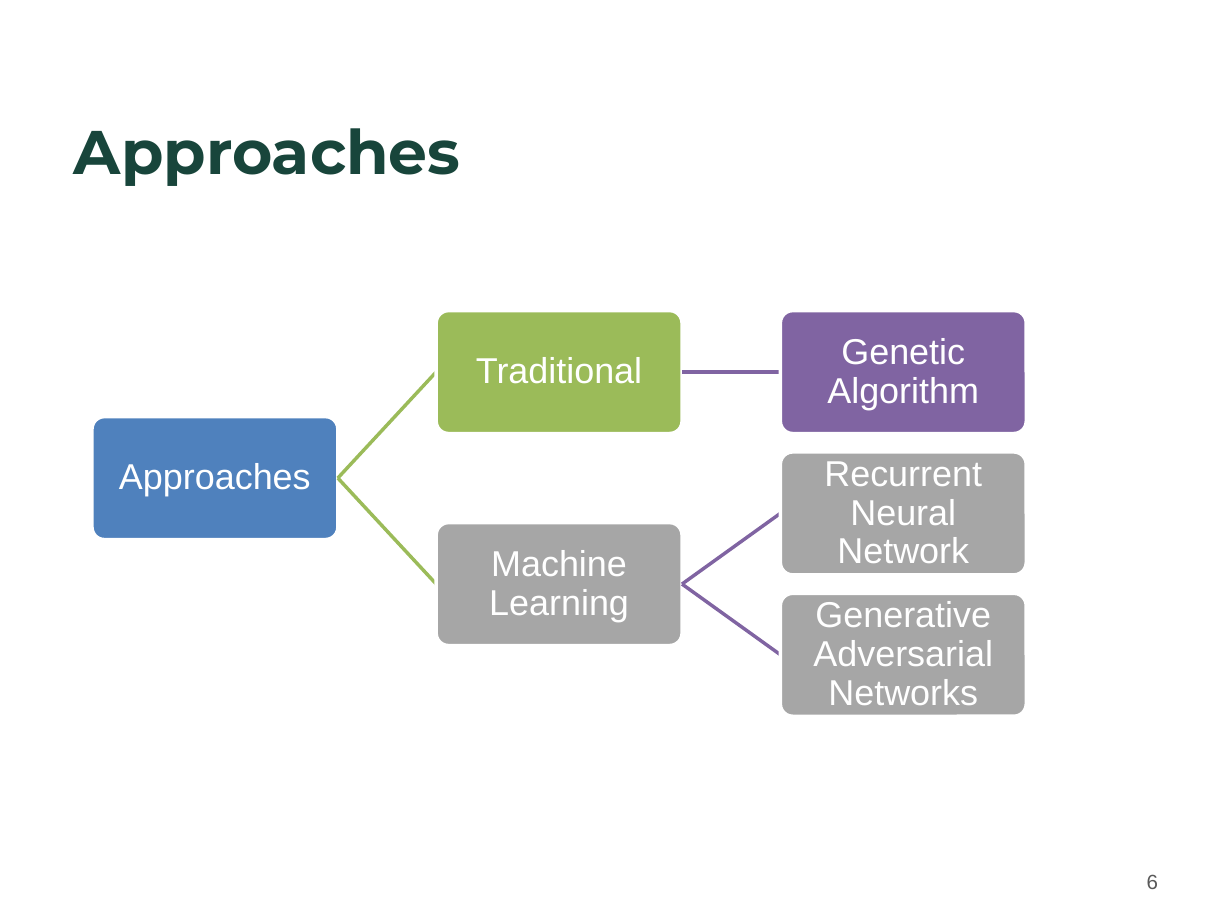
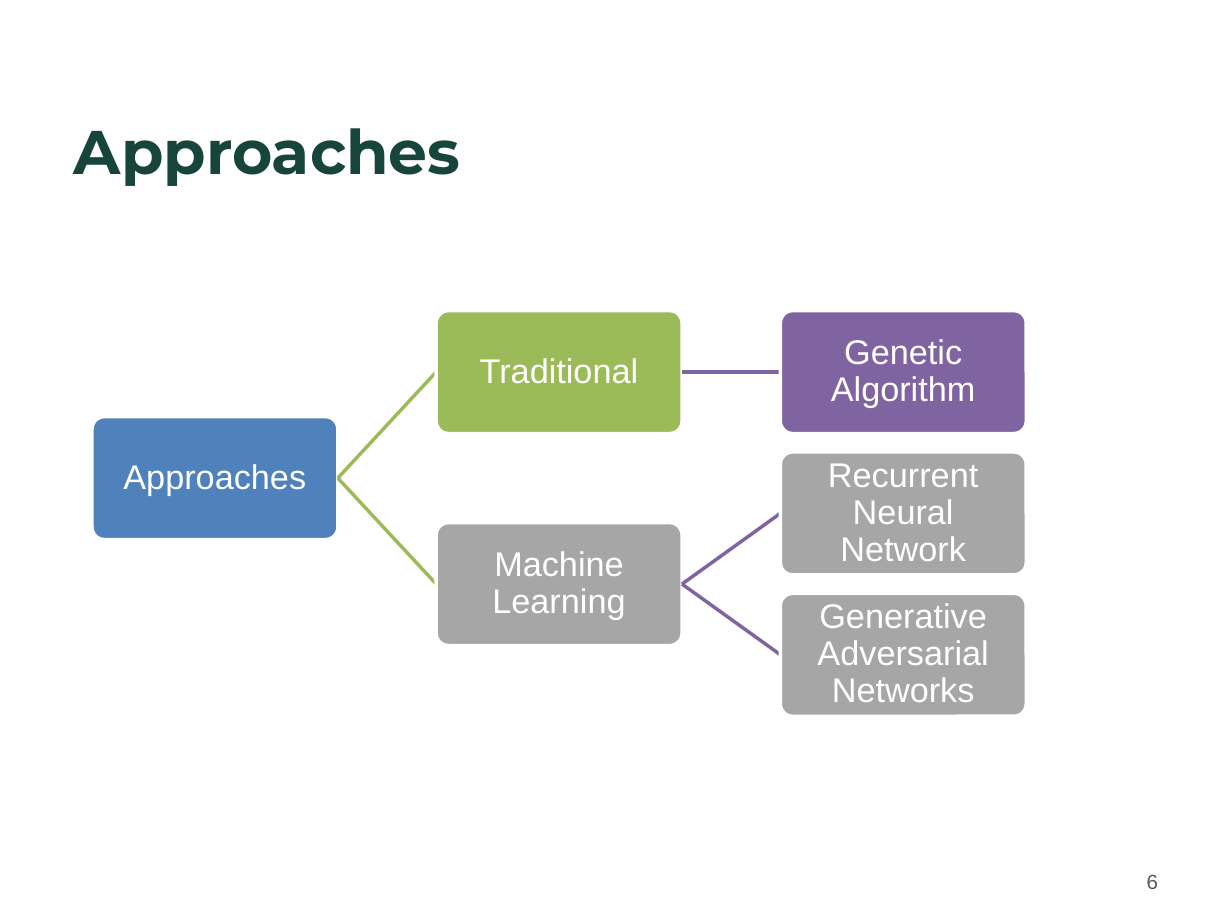
Before and after one commit to Strideradu/17spr_wang_zhu_du, a slide deck: slide 6 of Wei-GA.pptx. Drawn at 1232x924 pixels with LibreOffice and Linux fonts; fonts in the diff are those of the drawing; background and template pictures are left out. Boxes give left, top, right and bottom in pixels: in the first picture for what was removed or moved away, otherwise in the second. Text is boxed around its words. In the diff, an @@ line names an element or a change of style, - is before the commit and + after.

```diff
--- a/Wei-GA.pptx
+++ b/Wei-GA.pptx
@@ size 21 to 20 pt in 6 elements at bbox=[123, 464, 306, 495], bbox=[480, 358, 639, 384], bbox=[831, 339, 976, 408], bbox=[492, 551, 625, 620], bbox=[828, 463, 978, 561], bbox=[817, 603, 988, 702] @@
```
Also in this commit, not shown: 4 other slides changed, 2 slides added, 11 other files.
